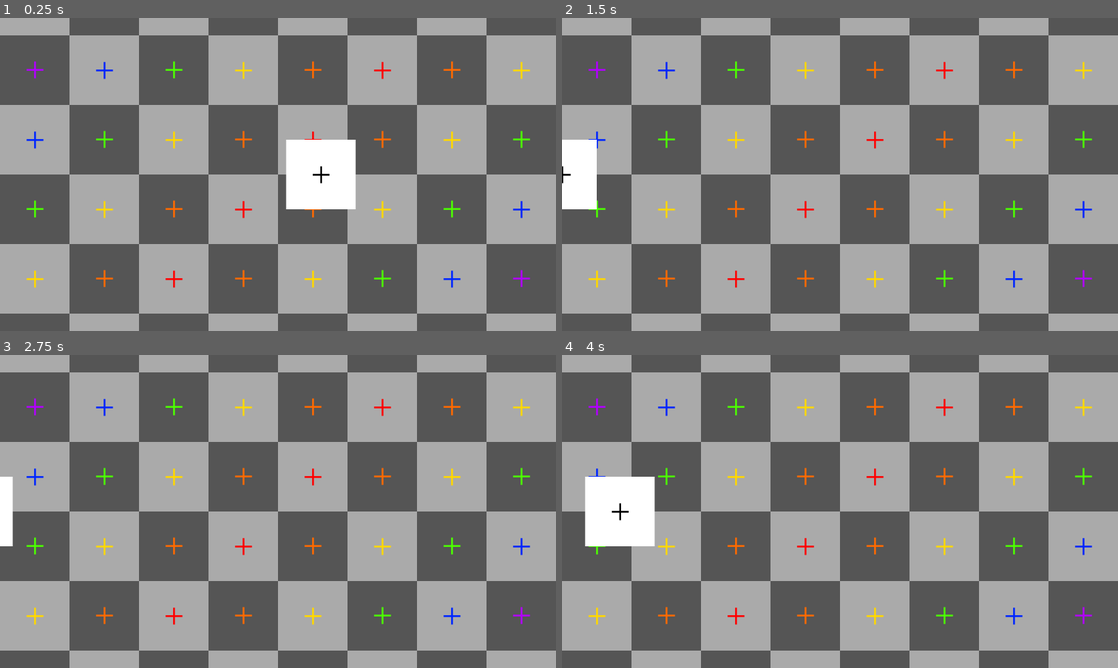
Above: before the commit, frames 1-4 (two rows, left to right).
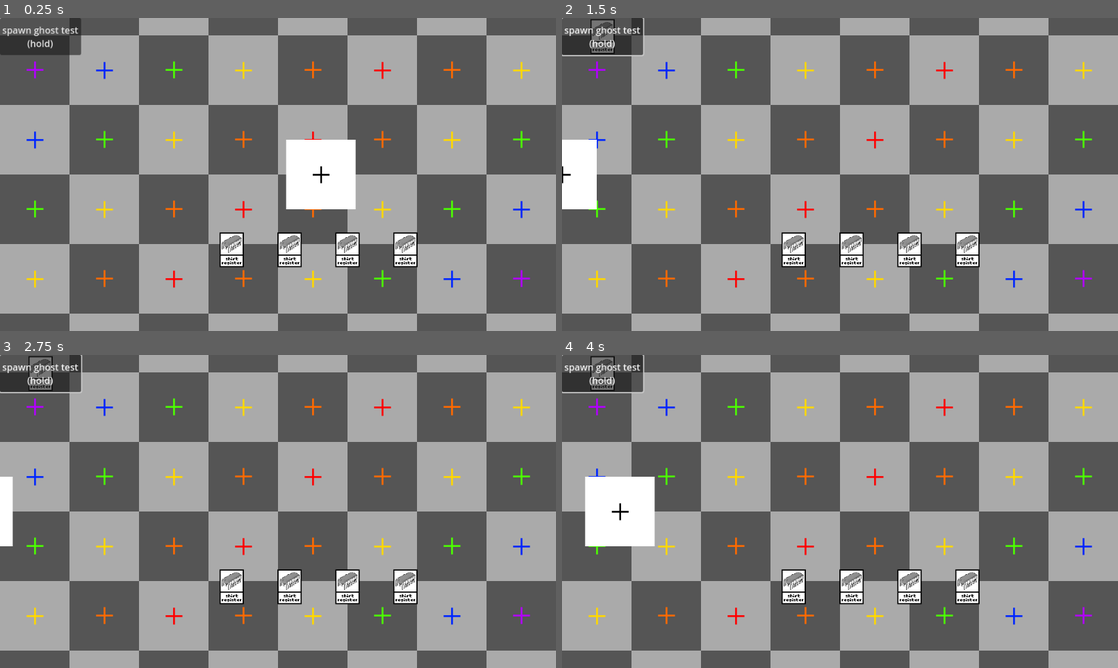
Above: after the commit, the same moments.

Repository: NobleMetalLabs/the-genesis-gambit
Game: Godot game, scene res://scn/tests/test.tscn
Same seed, same stepped clock (60 frames per second), same inputs: the game is played once before the commit and once after it.
Inputs (mouse positions are in pixels of both pictures, inside the frame that each line leads up to):
- Up to frame 1 (0.25 s): no input
- Up to frame 2 (1.5 s): click (600, 36) at 0.5 s, where only the run after the commit has a clickable "spawn ghost test (hold)"; move the mouse to (962, 158) at 1.27 s; hold Shift from 1.28 s (still down); click (962, 158) at 1.42 s
- Up to frame 3 (2.75 s): release Shift at 2 s; drag from (166, 527) to (250, 574) at 2.02 s
- Up to frame 4 (4 s): move the mouse to (895, 442) at 2.77 s; tap Ctrl at 2.85 s; click (895, 442) at 2.92 s; drag from (812, 574) to (673, 464) at 3.52 s

The runs differ from the first frame. In frame 1, 3.5% of the frame differs, in the area x 0-76%, y 0-80%; in frame 2, 3.6%; in frame 3, 3.6%; in frame 4, 3.6%.
Error before the commit: Invalid access to property or key 'cards_holder' on a base object of type 'Node2D (Gamefield)'. (res://src/GamefieldManager.gd:22)

Commit message:
Ghost card beta + fixed cardmetadata typo

Diff:
--- a/lib/CardMetadata.gd
+++ b/lib/CardMetadata.gd
@@ -2,7 +2,7 @@
 class_name CardMetadata
 extends Resource
 
-@export_group("Caracteristics")
+@export_group("Characteristics")
 @export var id : int
 @export var name : String
 @export var description : String
--- /dev/null
+++ b/scn/ClientUI.tscn
@@ -0,0 +1,15 @@
+[gd_scene load_steps=2 format=3 uid="uid://b4fmewjxtuggy"]
+
+[ext_resource type="Script" path="res://src/ClientUI.gd" id="1_68p1r"]
+
+[node name="ClientUI" type="Node2D"]
+script = ExtResource("1_68p1r")
+
+[node name="Button" type="Button" parent="."]
+offset_right = 128.0
+offset_bottom = 64.0
+text = "spawn ghost test
+(hold)"
+
+[connection signal="button_down" from="Button" to="." method="_on_button_button_down"]
+[connection signal="pressed" from="Button" to="." method="_on_button_pressed"]
--- a/scn/objects/TempCard.tscn
+++ b/scn/objects/TempCard.tscn
@@ -1,8 +1,11 @@
-[gd_scene load_steps=2 format=3 uid="uid://es3xnd1snslt"]
+[gd_scene load_steps=3 format=3 uid="uid://es3xnd1snslt"]
 
 [ext_resource type="Script" path="res://src/TempCard.gd" id="1_gehdp"]
+[ext_resource type="Texture2D" uid="uid://cxn7v35vbhtvc" path="res://ast/image/cards/bgs/test-card.png" id="2_r6frc"]
 
 [node name="TempCard" type="Node2D"]
 script = ExtResource("1_gehdp")
 
 [node name="Sprite2D" type="Sprite2D" parent="."]
+modulate = Color(1, 1, 1, 0.498039)
+texture = ExtResource("2_r6frc")
--- a/scn/tests/test.tscn
+++ b/scn/tests/test.tscn
@@ -1,10 +1,11 @@
-[gd_scene load_steps=6 format=3 uid="uid://b5jfg1sr4d0r1"]
+[gd_scene load_steps=7 format=3 uid="uid://b5jfg1sr4d0r1"]
 
 [ext_resource type="Texture2D" uid="uid://cf7gm8mm2duvp" path="res://ast/image/ui/tex.png" id="1_fcxgx"]
 [ext_resource type="Texture2D" uid="uid://d3jr225lwia3f" path="res://scn/tests/thing.png" id="2_bisxq"]
 [ext_resource type="Script" path="res://scn/tests/Thing.gd" id="3_d6e12"]
 [ext_resource type="PackedScene" uid="uid://ct78rnvd5iwus" path="res://scn/Gamefield.tscn" id="4_2sf5u"]
 [ext_resource type="Script" path="res://scn/tests/test_card_creator.gd" id="5_mdn41"]
+[ext_resource type="PackedScene" uid="uid://b4fmewjxtuggy" path="res://scn/ClientUI.tscn" id="5_vofwa"]
 
 [node name="Node2D" type="Node2D"]
 
@@ -19,5 +20,7 @@
 
 [node name="Gamefield" parent="." instance=ExtResource("4_2sf5u")]
 
+[node name="ClientUI" parent="." instance=ExtResource("5_vofwa")]
+
 [node name="test_card_creator" type="Node" parent="."]
 script = ExtResource("5_mdn41")
--- /dev/null
+++ b/src/ClientUI.gd
@@ -0,0 +1,12 @@
+extends Node2D
+
+@onready var temp_card_scn : PackedScene = preload("res://scn/objects/TempCard.tscn")
+
+# debug
+var shift_reg_meta : CardMetadata = preload("res://ast/cards/ShiftRegister.tres")
+
+func _on_button_button_down() -> void:
+	var new_temp_card : TempCard = temp_card_scn.instantiate()
+	new_temp_card.position = get_global_mouse_position()
+	new_temp_card.metadata = shift_reg_meta
+	add_child(new_temp_card, true)
--- a/src/GamefieldManager.gd
+++ b/src/GamefieldManager.gd
@@ -19,4 +19,4 @@
 	gamefield.event.connect(func(event_name : StringName, data : Dictionary) -> void:
 		new_card.logic.process_event(event_name, data)
 	)
-	gamefield.cards_holder.add_child(new_card, true)
+	gamefield.cards_parent.add_child(new_card, true)
--- a/src/TempCard.gd
+++ b/src/TempCard.gd
@@ -1,11 +1,20 @@
+class_name TempCard
 extends Node2D
 
+var metadata : CardMetadata
+@onready var sprite : Sprite2D = $Sprite2D
 
-# Called when the node enters the scene tree for the first time.
+var gamefield_manager : GamefieldManager
+
 func _ready():
-	pass # Replace with function body.
+	sprite.texture = metadata.image
+	gamefield_manager = get_parent().get_parent().get_node("Gamefield").get_node("GamefieldManager")
 
+func _input(event : InputEvent) -> void:
+	if not event is InputEventMouseButton: return
+	if event.button_index == MOUSE_BUTTON_LEFT and !event.pressed:
+		gamefield_manager.place_card(null, metadata, global_position)
+		queue_free()
 
-# Called every frame. 'delta' is the elapsed time since the previous frame.
-func _process(delta):
-	pass
+func _process(_delta : float) -> void:
+	position = get_global_mouse_position()
